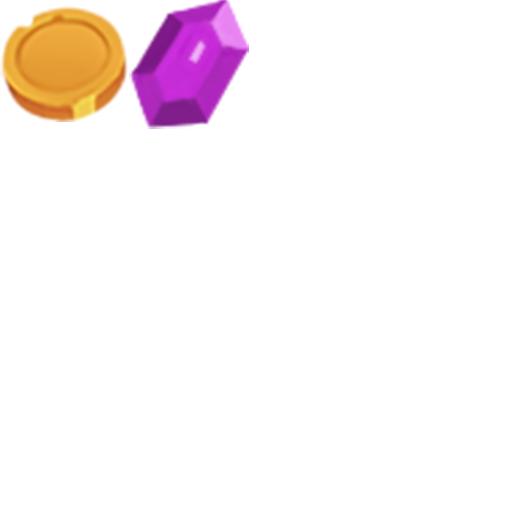
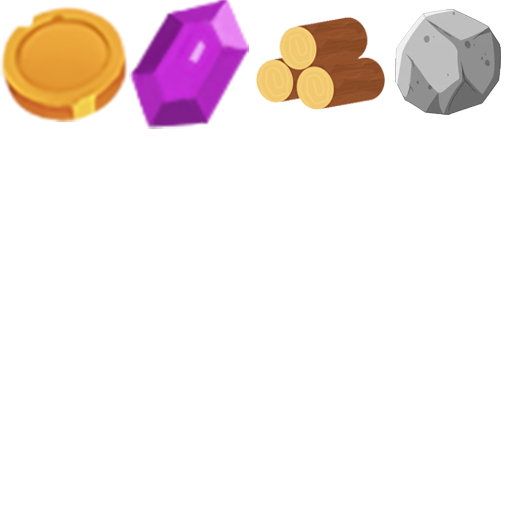
Before/after of a 512x512 layered artwork. What changed in the layer stack:
added layer "Слой 2" above "Слой 1" over (395, 9, 501, 115)
added layer "Слой 1" above "Stone" over (256, 17, 385, 110)
